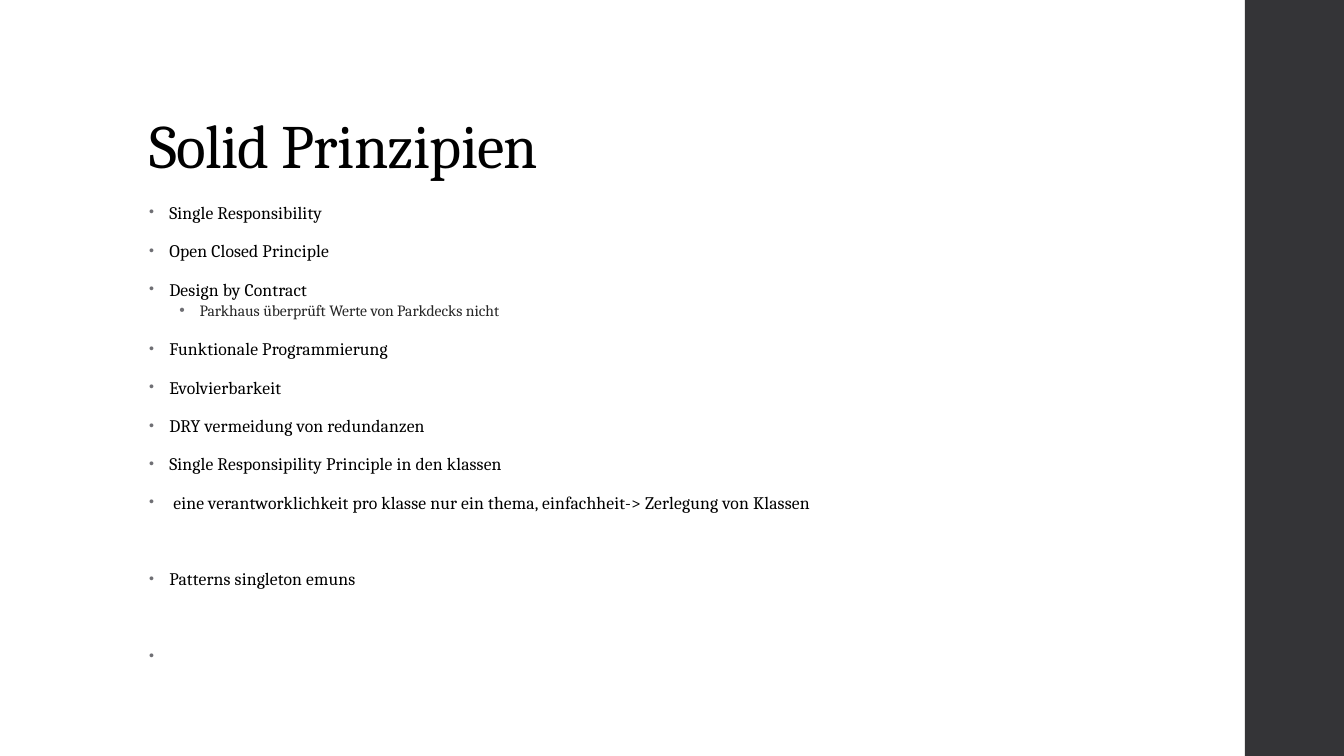
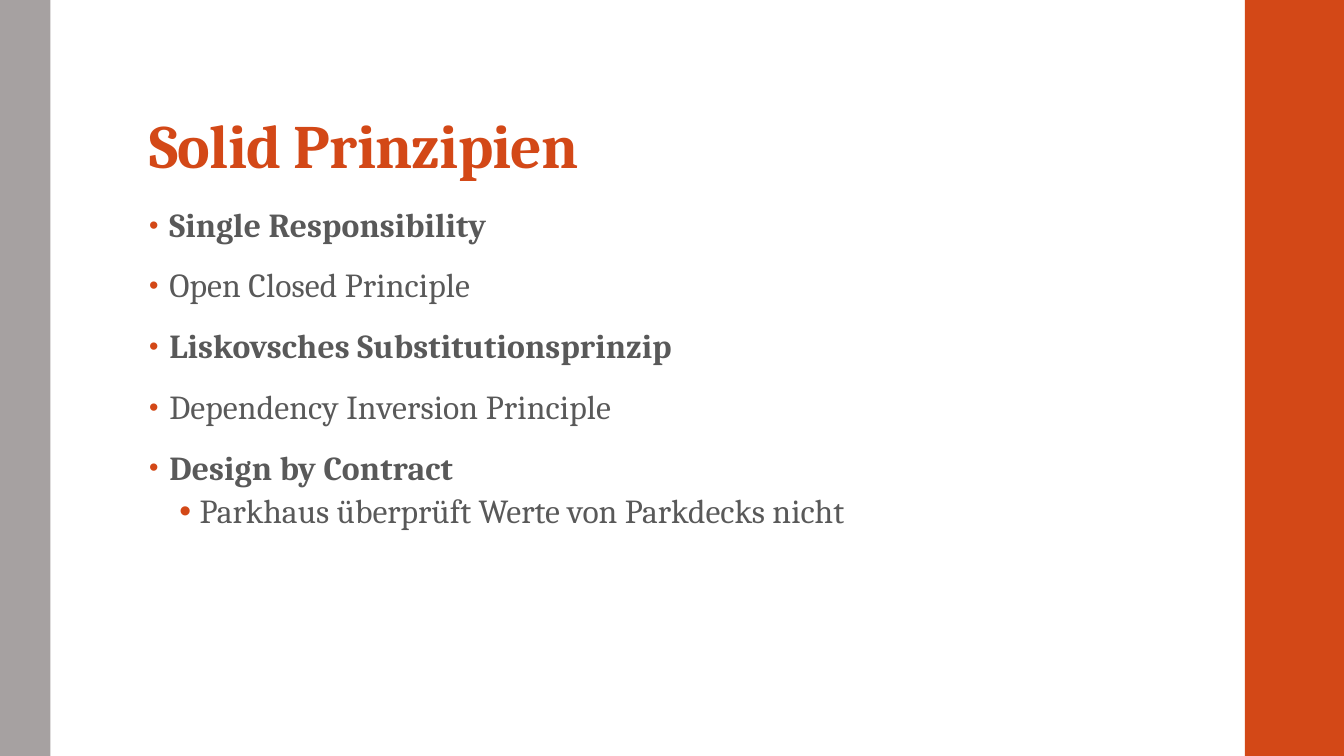
Before and after one commit to CodeIsJustLikeMagic/SE1Minutes, a slide deck: slide 6 of Projekt Diagramme/19 Präsentation und Demo TODO.pptx. Drawn at 1344x756 pixels with LibreOffice and Linux fonts; fonts in the diff are those of the drawing. Boxes give left, top, right and bottom in pixels: in the first picture for what was removed or moved away, otherwise in the second. Text is boxed around its words. In the diff, an @@ line names an element or a change of style, - is before the commit and + after.

```diff
--- a/Projekt Diagramme/19 Präsentation und Demo TODO.pptx
+++ b/Projekt Diagramme/19 Präsentation und Demo TODO.pptx
@@ rectangle added at (0, 0, 50, 756), fill #A6A1A1 @@
@@ rectangle at (1245, 0, 1344, 756): fill #353537 to #D34817 @@
@@ title "Solid Prinzipien" at (149, 125, 579, 181): text colour #000000 to #D34817, bold on @@
@@ text at (169, 213, 844, 530): size 12.6 to 24 pt, text colour #000000 to #595959 in "Single Responsibility", "Open Closed Principle", "Design by Contract"; bold on in "Single Responsibility", "Design by Contract"; size 11.2 to 24 pt, text colour #262626 to #595959 in "Parkhaus überprüft Werte von Parkdecks nicht"; line spacing 0.75 to 0.95; bullet colour #6F6F74 to #D34817; line spacing 0.7 to 0.9 @@
@@ text at (169, 334, 671, 427): paragraphs added @@
+• Liskovsches Substitutionsprinzip
+• Dependency Inversion Principle
@@ text at (169, 342, 810, 589): paragraphs removed @@
-• Funktionale Programmierung
-• Evolvierbarkeit
-• DRY vermeidung von redundanzen
-• Single Responsipility Principle in den klassen
-• eine verantworklichkeit pro klasse nur ein thema, einfachheit-> Zerlegung von Klassen
-• Patterns singleton emuns
```
Also in this commit, not shown: 6 other slides changed, 1 slide added, 1 other file.
